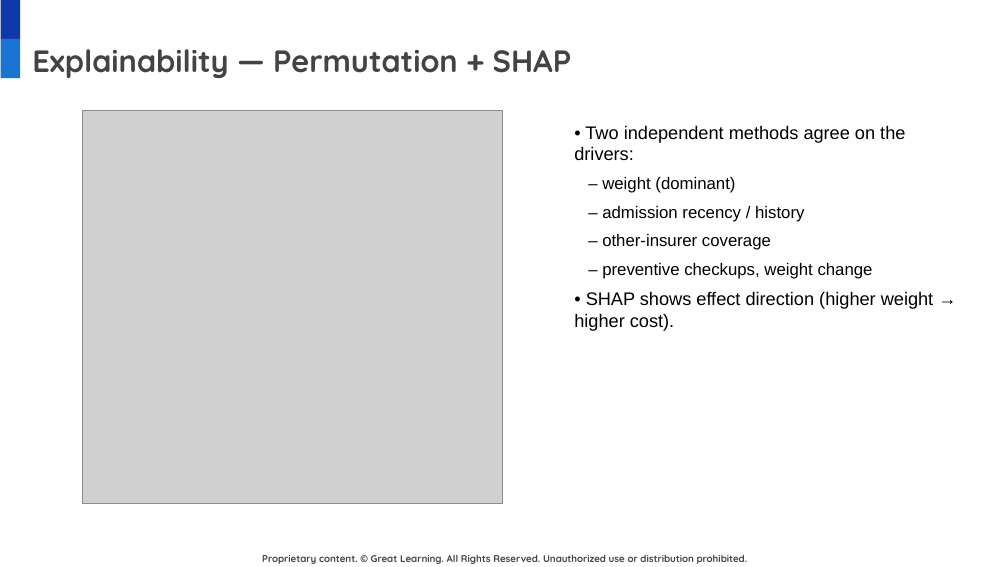
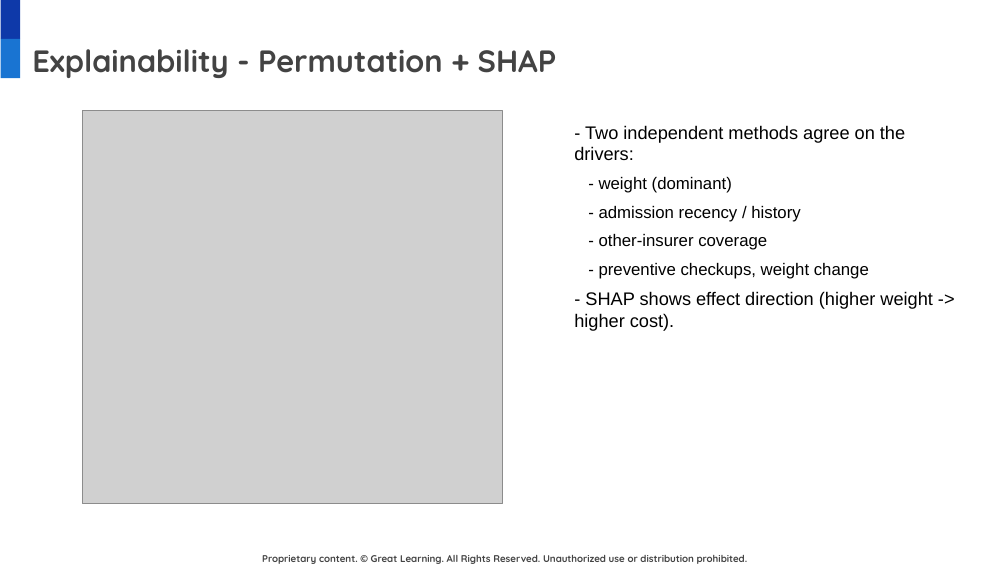
Before and after one commit to gunjan075/gl-capstone, a slide deck: slide 12 of Insurance_Price_Prediction_Final_Presentation.pptx. Drawn at 1008x567 pixels with LibreOffice and Linux fonts; fonts in the diff are those of the drawing; grey boxes stand for pictures; background and template pictures are left out. Boxes give left, top, right and bottom in pixels: in the first picture for what was removed or moved away, otherwise in the second. Text is boxed around its words. In the diff, an @@ line names an element or a change of style, - is before the commit and + after.

```diff
--- a/Insurance_Price_Prediction_Final_Presentation.pptx
+++ b/Insurance_Price_Prediction_Final_Presentation.pptx
@@ title at (32,49,557,78): text changed @@
-Explainability — Permutation + SHAP
+Explainability - Permutation + SHAP
@@ text at (574,125,932,331): text changed @@
-• Two independent methods agree on the drivers:
-– weight (dominant)
-– admission recency / history
-– other-insurer coverage
-– preventive checkups, weight change
-• SHAP shows effect direction (higher weight → higher cost).
+- Two independent methods agree on the drivers:
+- weight (dominant)
+- admission recency / history
+- other-insurer coverage
+- preventive checkups, weight change
+- SHAP shows effect direction (higher weight -> higher cost).
```
Also in this commit, not shown: 15 other slides changed, 22 other files.
